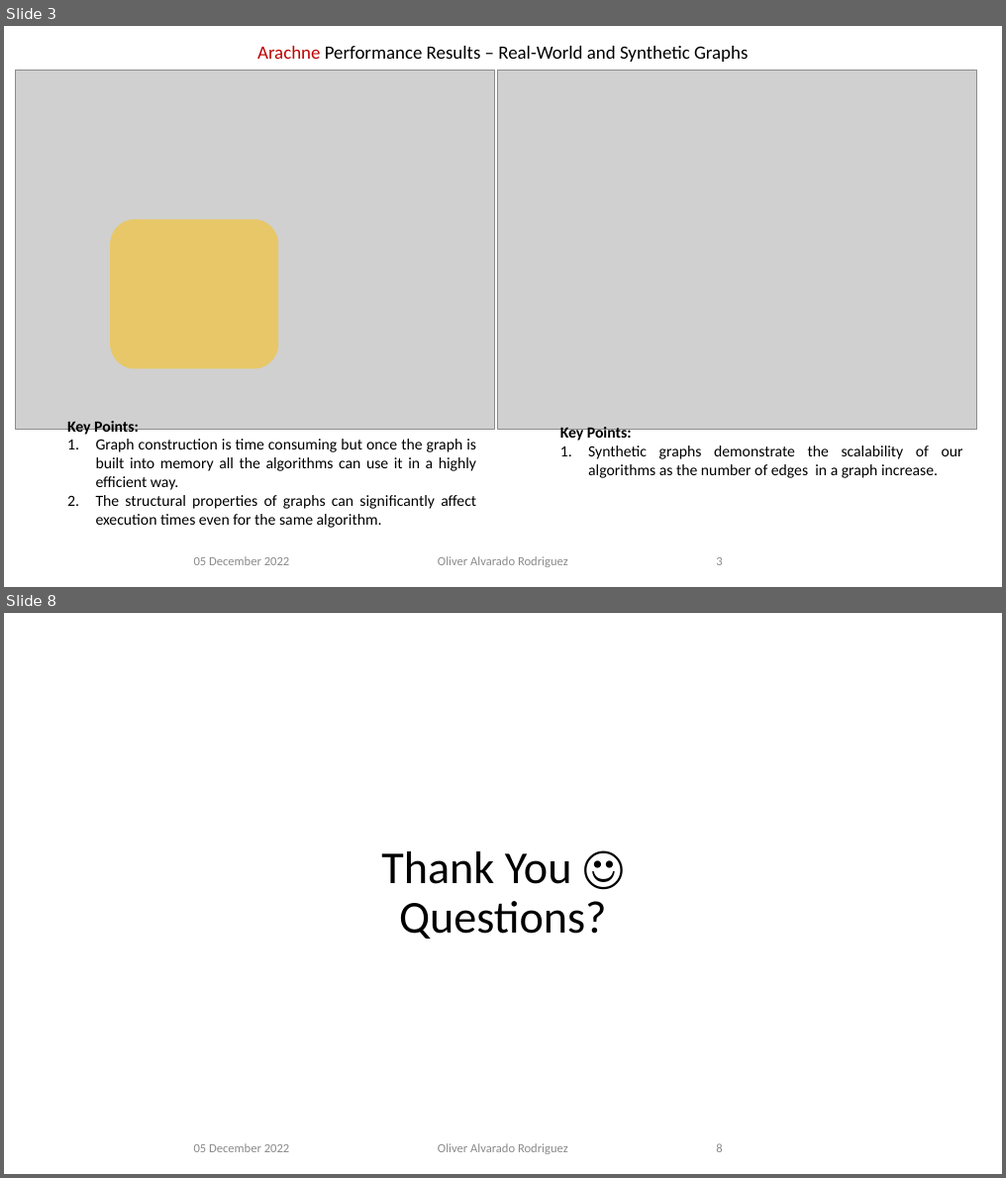
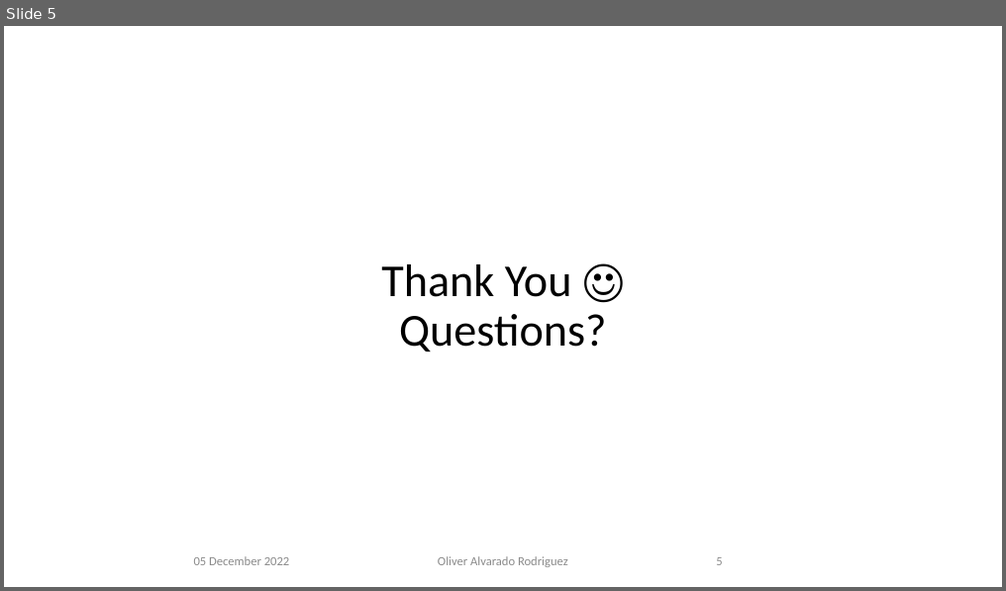
Before and after one commit to njit-hpc-initiative/tutorial-arkouda-njit, a slide deck: tutorial/conclusion.pptx. Shown one above the other, each under a label of ours: slides 3 and 8 before the commit, slide 5 after it; the slides between them are not shown. The pictures are 1006x1178 and 1006x591 pixels, drawn with LibreOffice and Linux fonts; fonts in the diff are those of the drawing; grey boxes stand for pictures; background and template pictures are left out. Boxes give left, top, right and bottom in pixels: in the first picture for what was removed or moved away, otherwise in the second. Text is boxed around its words. In the diff, an @@ line names an element or a change of style, - is before the commit and + after.

```diff
--- a/tutorial/conclusion.pptx
+++ b/tutorial/conclusion.pptx
@@ slide 3 removed at bbox=[4, 26, 1002, 587], background #FFFFFF @@
@@ text removed at bbox=[257, 46, 747, 62] @@
-Arachne Performance Results – Real-World and Synthetic Graphs
@@ picture removed at bbox=[15, 70, 495, 429] @@
@@ picture removed at bbox=[497, 70, 977, 429] @@
@@ rounded rectangle removed at bbox=[110, 219, 279, 369] @@
@@ text removed at bbox=[67, 421, 476, 528] @@
-Key Points:
-1. Graph construction is time consuming but once the graph is built into memory all the algorithms can use it in a highly efficient way.
-2. The structural properties of graphs can significantly affect execution times even for the same algorithm.
@@ text removed at bbox=[560, 427, 963, 478] @@
-Key Points:
-1. Synthetic graphs demonstrate the scalability of our algorithms as the number of edges in a graph increase.
@@ text removed at bbox=[194, 557, 289, 566] @@
-05 December 2022
@@ text removed at bbox=[438, 557, 568, 568] @@
-Oliver Alvarado Rodriguez
@@ page number removed at bbox=[716, 558, 722, 566] @@
-3
@@ what was slide 8 is now slide 5 @@
@@ page number at bbox=[716, 558, 722, 566]: text changed @@
-8
+5
```
Also in this commit, not shown: 4 slides changed, 2 other slides removed, 1 other file.
